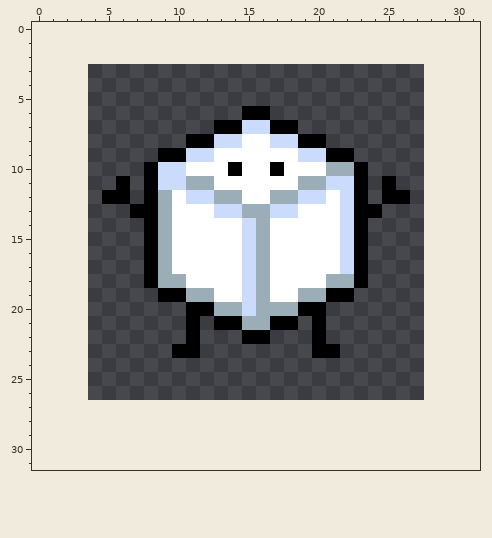
Pixel-art sprite -- Roll of the Dice/Assets/Sprites/dice cursor.png. Above, as it was before the edit.
The file is 24x24 pixels. The old version is drawn lined up with the new one, on the new canvas.
The result:
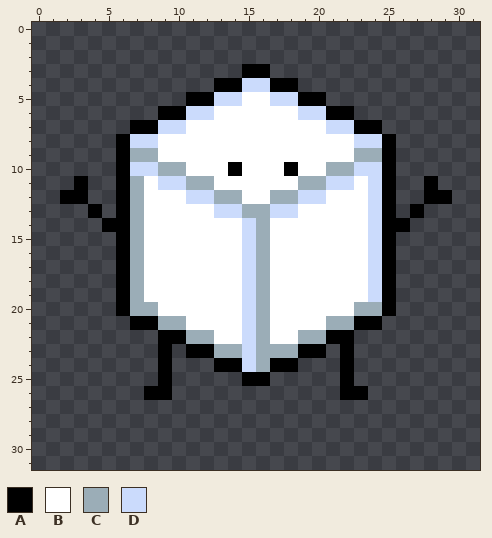
Palette (. is transparent): A #000000  B #ffffff  C #9badb7  D #cbdbfc
Edits made:
canvas 24x24 -> 32x32, the old top-left corner now at 4,3
@@ x 0..31 @@
  2 ................................
- 3 ................................
- 4 ................................
- 5 ................................
- 6 ...............AA...............
- 7 .............AADDAA.............
- 8 ...........AADDBBDDAA...........
- 9 .........AADDBBBBBBDDAA.........
-10 ........ADDBBBABBABBBCCA........
-11 ......A.ADDCCBBBBBBCCDDA.A......
-12 .....AA.ACBDDCCBBCCDDBDA.AA.....
-13 .......AACBBBDDCCDDBBBDAA.......
-14 ........ACBBBBBDCBBBBBDA........
-15 ........ACBBBBBDCBBBBBDA........
-16 ........ACBBBBBDCBBBBBDA........
-17 ........ACBBBBBDCBBBBBDA........
-18 ........ACCBBBBDCBBBBCCA........
-19 .........AACCBBDCBBCCAA.........
-20 ...........AACCDCCCAA...........
-21 ...........A.AACCAA.A...........
-22 ...........A...AA...A...........
-23 ..........AA........AA..........
-24 ................................
-25 ................................
-26 ................................
+ 3 ...............AA...............
+ 4 .............AADDAA.............
+ 5 ...........AADDBBDDAA...........
+ 6 .........AADDBBBBBBDDAA.........
+ 7 .......AADDBBBBBBBBBBDDAA.......
+ 8 ......ADDBBBBBBBBBBBBBBDDA......
+ 9 ......ACCBBBBBBBBBBBBBBCCA......
+10 ......ADDCCBBBABBBABBCCDDA......
+11 ...A..ACBDDCCBBBBBBCCDDBDA..A...
+12 ..AA..ACBBBDDCCBBCCDDBBBDA..AA..
+13 ....A.ACBBBBBDDCCDDBBBBBDA.A....
+14 .....AACBBBBBBBDCBBBBBBBDAA.....
+15 ......ACBBBBBBBDCBBBBBBBDA......
+16 ......ACBBBBBBBDCBBBBBBBDA......
+17 ......ACBBBBBBBDCBBBBBBBDA......
+18 ......ACBBBBBBBDCBBBBBBBDA......
+19 ......ACBBBBBBBDCBBBBBBBDA......
+20 ......ACCBBBBBBDCBBBBBBCCA......
+21 .......AACCBBBBDCBBBBCCAA.......
+22 .........AACCBBDCBBCCAA.........
+23 .........A.AACCDCCCAA.A.........
+24 .........A...AADCAA...A.........
+25 .........A.....AA.....A.........
+26 ........AA............AA........
 27 ................................
